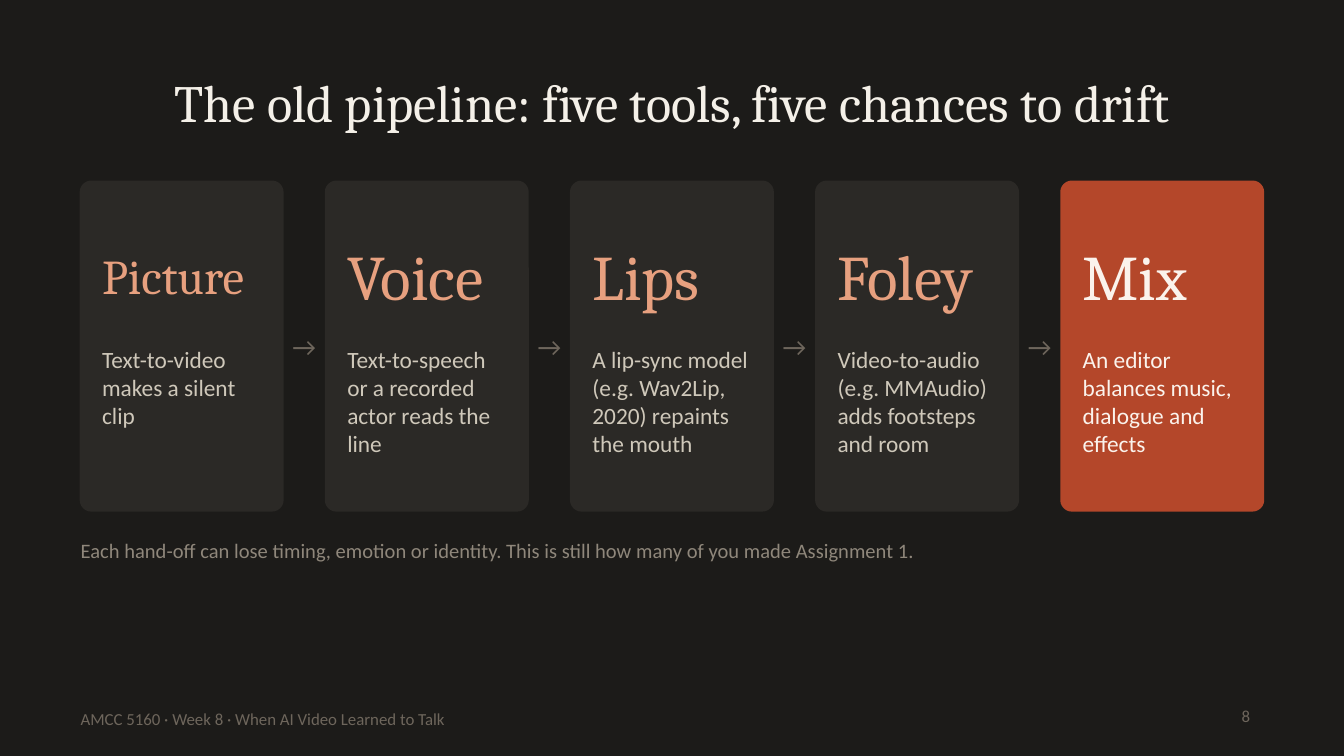
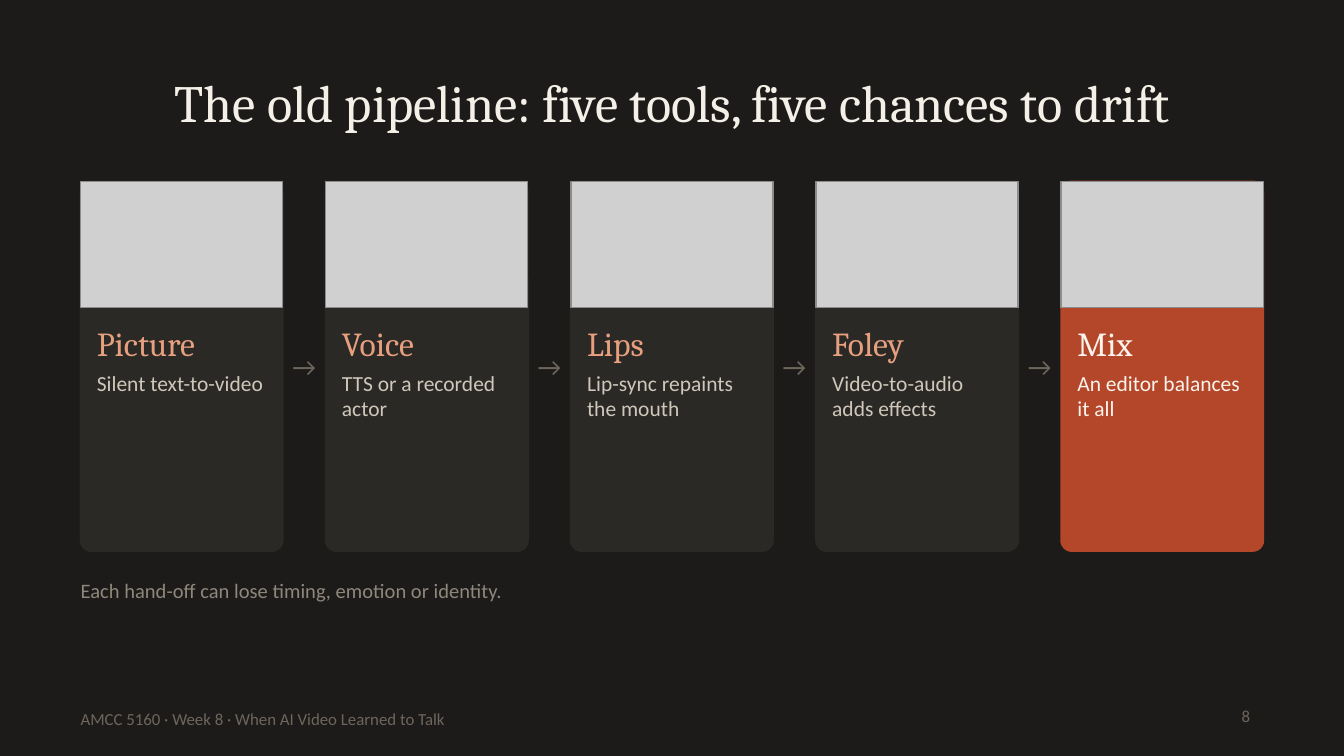
Before and after one commit to leehomyc/leehomyc.github.io, a slide deck: slide 8 of amcc5160/lecture-08/downloads/Lecture08_Slides.pptx. Drawn at 1344x756 pixels with LibreOffice and Linux fonts; fonts in the diff are those of the drawing; grey boxes stand for pictures. Boxes give left, top, right and bottom in pixels: in the first picture for what was removed or moved away, otherwise in the second. Text is boxed around its words. In the diff, an @@ line names an element or a change of style, - is before the commit and + after.

```diff
--- a/amcc5160/lecture-08/downloads/Lecture08_Slides.pptx
+++ b/amcc5160/lecture-08/downloads/Lecture08_Slides.pptx
@@ rounded rectangle: place and size @@
-rounded rectangle at [81,181,282,511]
+rounded rectangle at [81,181,282,551]
@@ picture added at [81,181,282,308] @@
@@ rounded rectangle: place and size @@
-rounded rectangle at [325,181,527,511]
+rounded rectangle at [325,181,527,551]
@@ picture added at [325,181,527,308] @@
@@ rounded rectangle: place and size @@
-rounded rectangle at [571,181,773,511]
+rounded rectangle at [571,181,773,551]
@@ picture added at [571,181,773,308] @@
@@ rounded rectangle: place and size @@
-rounded rectangle at [816,181,1017,511]
+rounded rectangle at [816,181,1017,551]
@@ picture added at [816,181,1017,308] @@
@@ rounded rectangle: place and size @@
-rounded rectangle at [1062,181,1263,511]
+rounded rectangle at [1062,181,1263,551]
@@ picture added at [1062,181,1263,308] @@
@@ text "Picture": place and size @@
-text "Picture" at [102,261,244,295]
+text "Picture" at [97,333,195,357]
@@ text "Picture" at [97,333,195,357]: size 26 to 18 pt @@
@@ text "Voice": place and size @@
-text "Voice" at [347,257,483,301]
+text "Voice" at [342,333,414,356]
@@ text "Lips": place and size @@
-text "Lips" at [592,257,699,314]
+text "Lips" at [587,333,644,363]
@@ text "Foley": place and size @@
-text "Foley" at [838,256,973,314]
+text "Foley" at [832,332,904,364]
@@ size 34 to 18 pt in 4 elements at [342,333,414,356], [587,333,644,363], [832,332,904,364], [1077,333,1132,356] @@
@@ text "Mix": place and size @@
-text "Mix" at [1083,257,1187,300]
+text "Mix" at [1077,333,1132,356]
@@ 4 texts: place and size @@
-4 texts at [285,320,1059,374]
+4 texts at [285,339,1059,392]
@@ text at [97,376,263,391]: text changed; size 12.5 to 11.5 pt @@
-Text-to-video makes a silent clip
+Silent text-to-video
@@ text at [342,376,496,416]: text changed; size 12.5 to 11.5 pt @@
-Text-to-speech or a recorded actor reads the line
+TTS or a recorded actor
@@ text at [587,376,733,416]: text changed; size 12.5 to 11.5 pt @@
-A lip-sync model (e.g. Wav2Lip, 2020) repaints the mouth
+Lip-sync repaints the mouth
@@ text at [832,376,963,416]: text changed; size 12.5 to 11.5 pt @@
-Video-to-audio (e.g. MMAudio) adds footsteps and room
+Video-to-audio adds effects
@@ text at [1077,376,1239,416]: text changed; size 12.5 to 11.5 pt @@
-An editor balances music, dialogue and effects
+An editor balances it all
@@ text at [81,584,502,602]: text changed @@
-Each hand-off can lose timing, emotion or identity. This is still how many of you made Assignment 1.
+Each hand-off can lose timing, emotion or identity.
```
Also in this commit, not shown: 30 other slides changed, 1 slide added, 1 slide removed, 39 other files.
